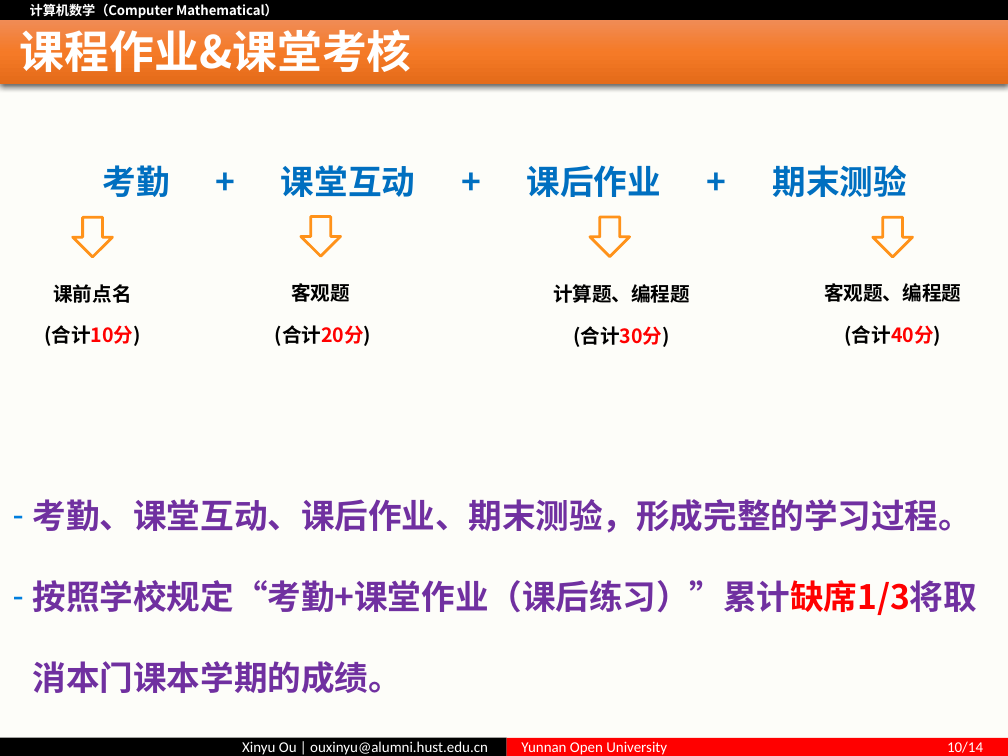
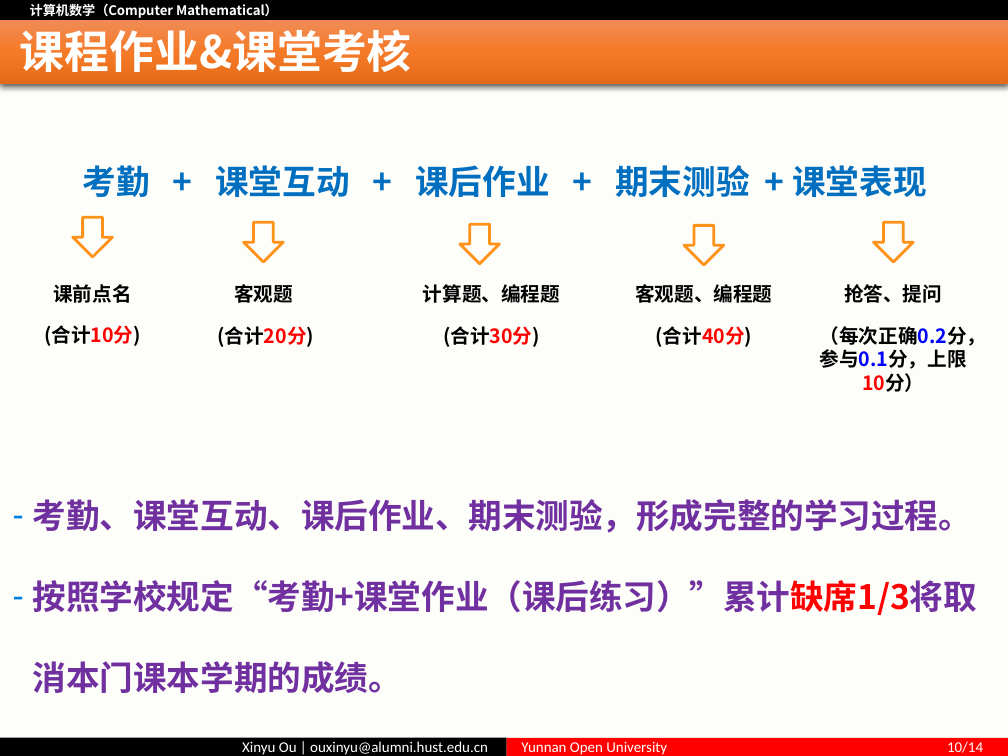
Before and after one commit to ouxinyu/Teaching, a slide deck: slide 10 of ComputerMath/PPT/第00讲 课程导学.pptx. Drawn at 1008x756 pixels with LibreOffice and Linux fonts; fonts in the diff are those of the drawing. Boxes give left, top, right and bottom in pixels: in the first picture for what was removed or moved away, otherwise in the second. Text is boxed around its words. In the diff, an @@ line names an element or a change of style, - is before the commit and + after.

Commit message:
new chapter
计算机数学新增矩阵章节，修订其他细节的错误，更新数学和机器学习的课程首页

```diff
--- a/ComputerMath/PPT/第00讲 课程导学.pptx
+++ b/ComputerMath/PPT/第00讲 课程导学.pptx
@@ text at <box>83,165,926,197</box>: text changed @@
-考勤 + 课堂互动 + 课后作业 + 期末测验
+考勤 + 课堂互动 + 课后作业 + 期末测验 + 课堂表现
@@ freeform shape: place and size @@
-freeform shape at <box>301,217,341,256</box>
+freeform shape at <box>244,223,283,262</box>
@@ freeform shape: place and size @@
-freeform shape at <box>590,217,629,256</box>
+freeform shape at <box>460,224,499,263</box>
@@ freeform shape: place and size @@
-freeform shape at <box>873,218,912,257</box>
+freeform shape at <box>684,226,724,265</box>
@@ freeform shape added at <box>874,223,913,262</box>, outline #FF921A 1.98 pt @@
@@ text "客观题": place and size @@
-text "客观题" at <box>275,283,372,346</box>
+text "客观题" at <box>217,284,314,347</box>
@@ text "计算题、编程题": place and size @@
-text "计算题、编程题" at <box>553,284,690,347</box>
+text "计算题、编程题" at <box>423,284,560,347</box>
@@ text "客观题、编程题": place and size @@
-text "客观题、编程题" at <box>824,283,961,346</box>
+text "客观题、编程题" at <box>635,284,772,347</box>
@@ text added at <box>820,284,987,392</box>, 14 pt, text #000000, bold @@
+抢答、提问
+（每次正确0.2分，参与0.1分，上限10分）
```
Also in this commit, not shown: 34 other files.
